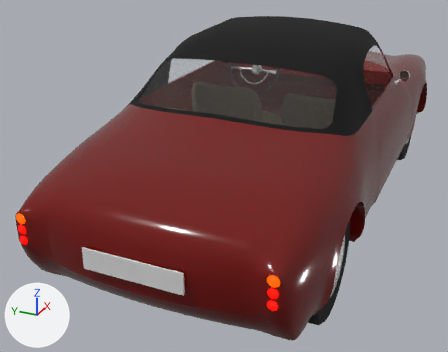
One commit to the glTF model examples/vehicle_example/vehicle_example.gltf: the scene before it, then after it.
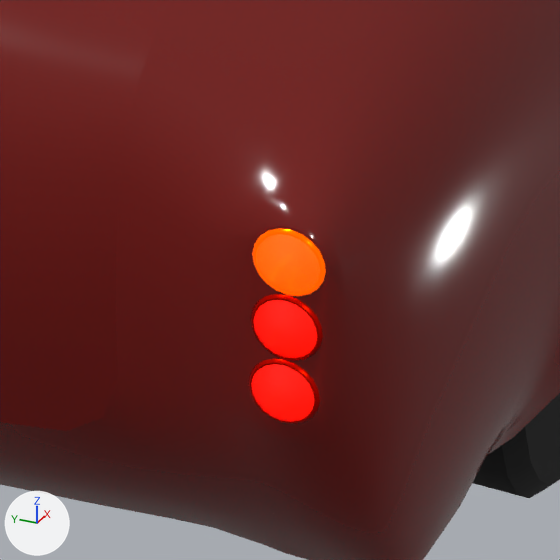
The first picture shows the older version from a 50 mm lens placed at (-3.89, -1.34, 2.08), pointed at (-0.3, 0.28, 0.29). The close-ups show the older and then the newer version on the part from 49% to 72% of the width and 66% to 96% of the height of that picture. Only the edits that show in the close-ups are written down. Lighting does not change. The marker at lower left points along +X, +Y and +Z. Where no turn or scale is listed for an object, it has been applied to the vertices.

Objects in the first close-up: 'Body', 'Indicator_Lens_BR', 'Indicator_Reflector_BR', 'Light_Brake_Lens_BR', 'Light_Brake_Reflector_BR', 'Light_Tail_Lens_BR', 'Light_Tail_Reflector_BR', 'Tire_BR', 'Trunk_Lid'.
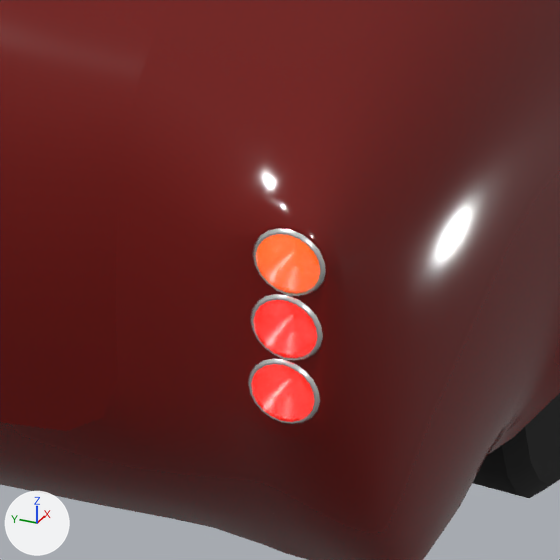
Boxes (x1, y1, x2, y2) around the edits, measured in the close-ups (560 x 560 px):
'Indicator_Reflector_BR', recoloured (orange to white): (252, 228, 326, 296) in both
'Light_Tail_Reflector_BR', recoloured (red to white): (250, 294, 323, 361) in both
'Light_Brake_Reflector_BR', recoloured (red to white): (248, 359, 320, 424) in both

What the commit changed:
me_light_brake_reflector_br has 180 vertices, 338 faces and spans x -0.0244..0.0, y -0.0297..0.0297, z -0.0297..0.0297.
me_light_brake_reflector_br no longer uses material mat_light_brake_reflector_left (red #ff1200).
me_light_brake_reflector_br gains material mat_chrome (white #ffffff).
me_indicator_reflector_br has 180 vertices, 338 faces and spans x -0.0244..0.0, y -0.0297..0.0297, z -0.0297..0.0297.
me_indicator_reflector_br no longer uses material mat_light_indicator_reflector_right (orange #ff5a00, glowing orange #ff5a00).
me_indicator_reflector_br gains material mat_chrome (white #ffffff).
me_light_tail_reflector_br has 180 vertices, 338 faces and spans x -0.0244..0.0, y -0.0297..0.0297, z -0.0297..0.0297.
me_light_tail_reflector_br no longer uses material mat_light_tail_reflector_right (red #ff1200).
me_light_tail_reflector_br gains material mat_chrome (white #ffffff).
